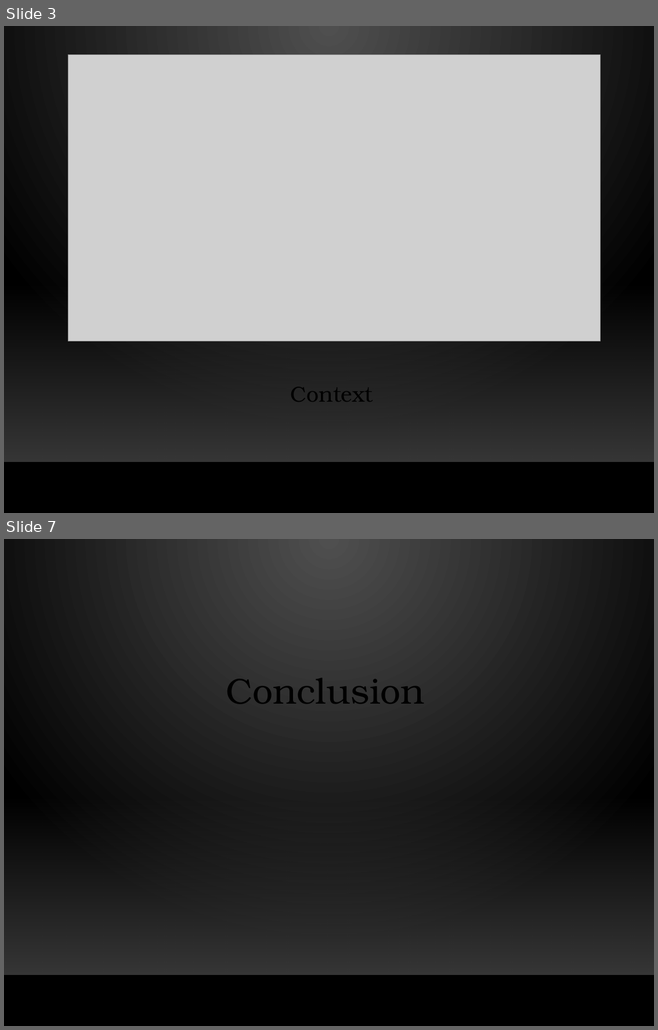
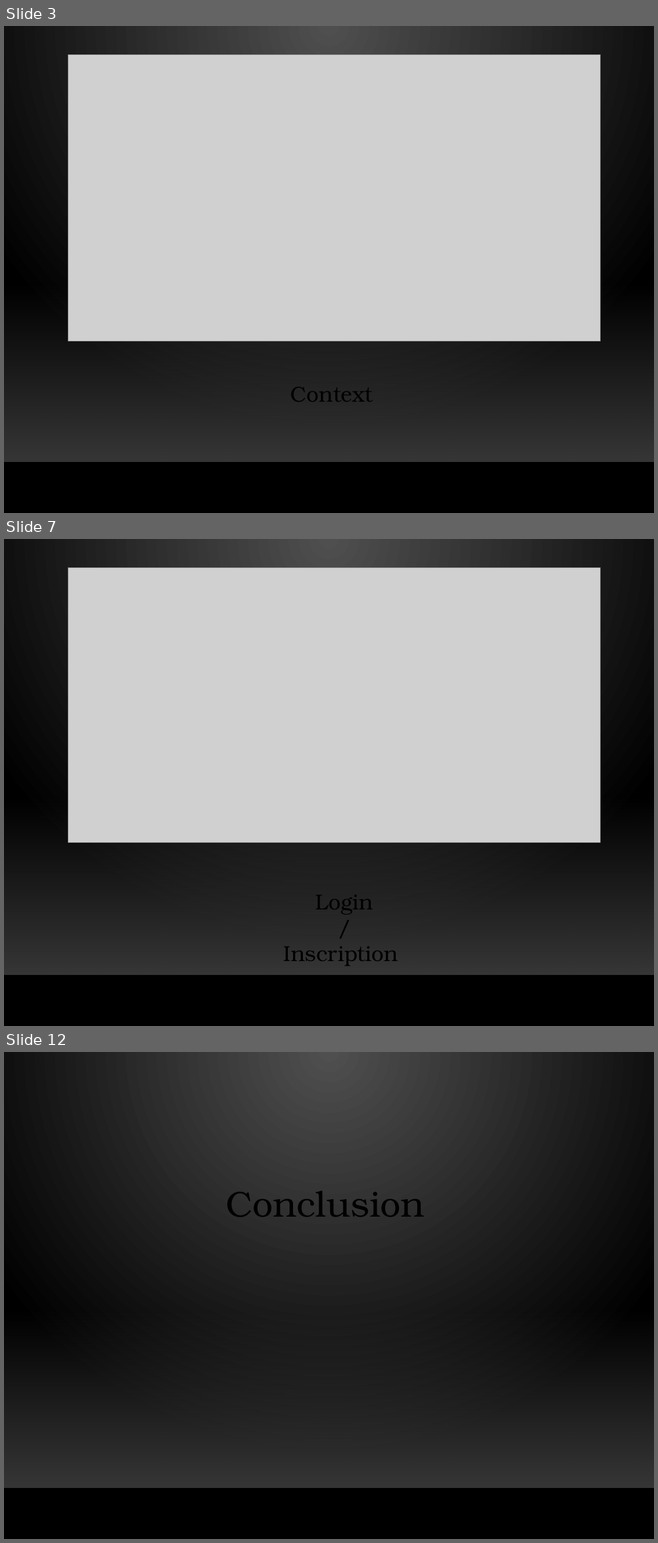
Before and after one commit to HugoChambefort/Projet-Web, a slide deck: Doc/Website-BDE-Toulouse-Presentation.pptx. Shown one above the other, each under a label of ours: slides 3 and 7 before the commit, slides 3, 7 and 12 after it; the slides between them are not shown. The pictures are 658x1030 and 658x1543 pixels, drawn with LibreOffice and Linux fonts; fonts in the diff are those of the drawing; grey boxes stand for pictures; background and template pictures are left out. Boxes give left, top, right and bottom in pixels: in the first picture for what was removed or moved away, otherwise in the second. Text is boxed around its words. In the diff, an @@ line names an element or a change of style, - is before the commit and + after.

```diff
--- a/Doc/Website-BDE-Toulouse-Presentation.pptx
+++ b/Doc/Website-BDE-Toulouse-Presentation.pptx
@@ slide 7 added at bbox=[4, 539, 654, 1026], background picture (left out); not listed: 2 template elements that a slide beside it also shows @@
@@ picture added at bbox=[68, 567, 600, 842] @@
@@ text added at bbox=[283, 886, 398, 975], 24 pt, text #000000 @@
+Login
+/
+Inscription
+page
@@ what was slide 7 is now slide 12 @@
```
Also in this commit, not shown: 4 slides changed, 4 other slides added.
